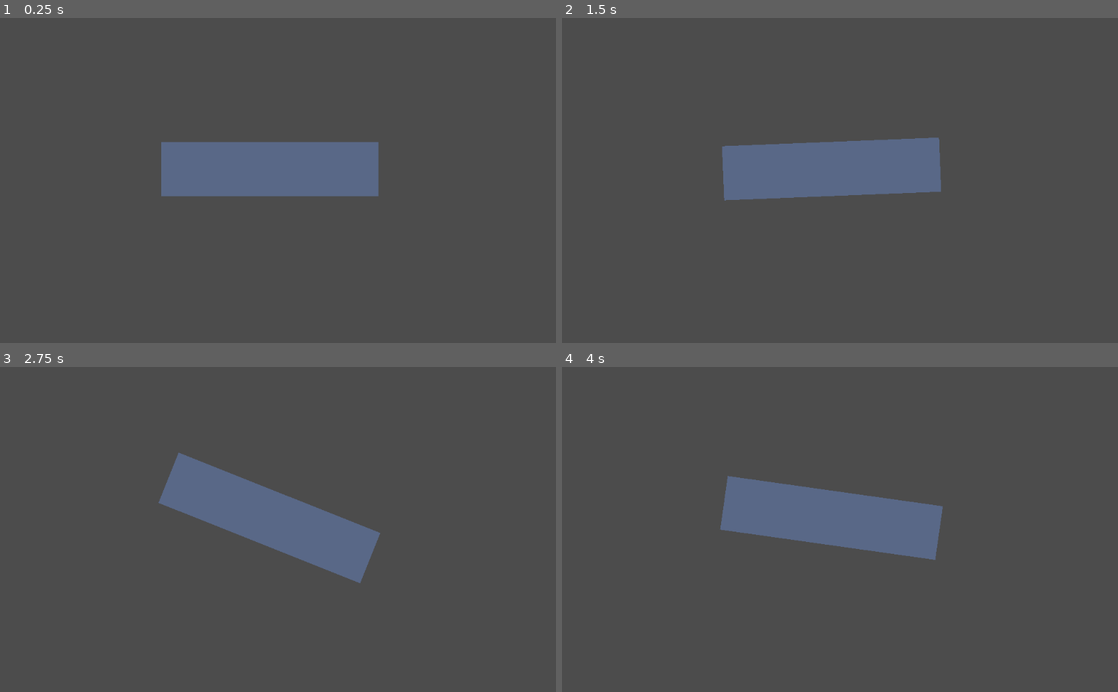
Above: before the commit, frames 1-4 (two rows, left to right).
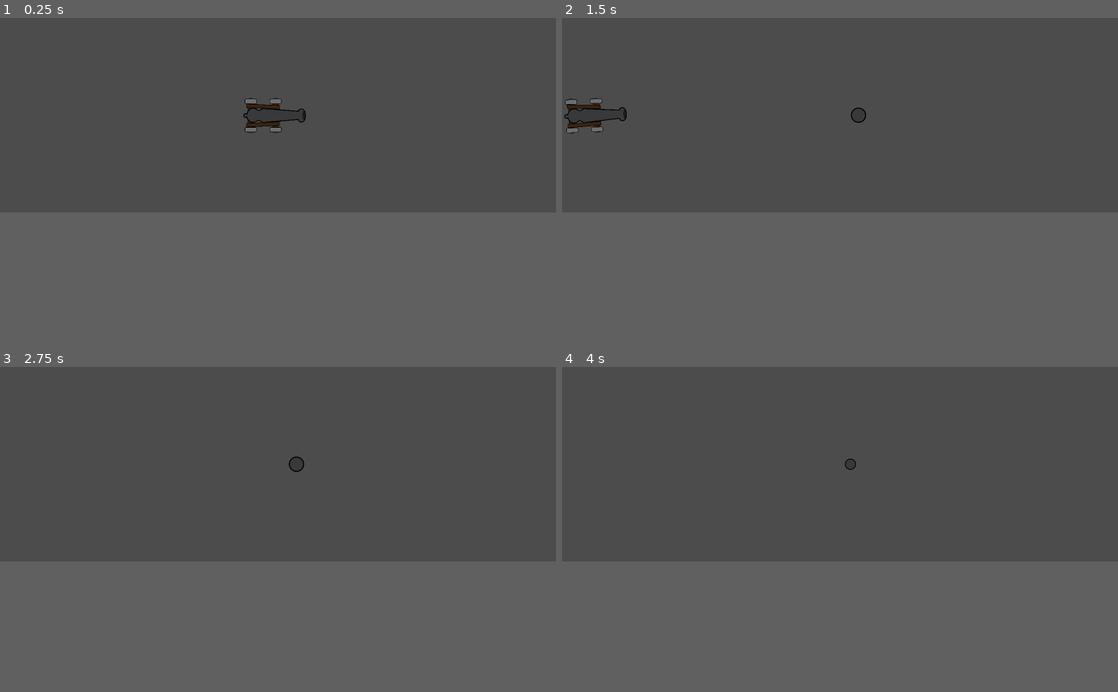
Above: after the commit, the same moments.

Repository: giraugh/mista
Game: Godot game, scene res://Scenes/World.tscn
The game is run twice, just before and just after one commit, with the same random seed, the same clock (stepped at 60 frames per second) and the same inputs.
Inputs:
- Up to frame 1 (0.25 s): no input
- Up to frame 2 (1.5 s): tap Up (cannon_fire) at 0.6 s; tap Left (cannon_swivel_neg) at 1.35 s
- Up to frame 3 (2.75 s): tap Enter at 2 s; hold Right (cannon_swivel_pos) from 2.03 s (still down)
- Up to frame 4 (4 s): release Right (cannon_swivel_pos) at 2.78 s; tap Up (cannon_fire) at 2.85 s; tap Space at 3.5 s; hold Left (cannon_swivel_neg) from 3.53 s (still down)
The window is 800x468 before the commit and 800x280 after it. Grey fills any space a smaller window leaves; there, only what the larger window draws over its background counts as a difference.

The runs differ from the first frame. In frame 1, 6.9% of the frame differs, in the area x 29-69%, y 24-55%; in frame 2, 6.9%, in the area x 0-69%, y 24-57%; in frame 3, 6.6%; in frame 4, 6.5%.

Commit message:
Working cannons

Diff:
--- /dev/null
+++ b/Mista/Scenes/Camera.tscn
@@ -0,0 +1,32 @@
+[gd_scene load_steps=2 format=2]
+
+[ext_resource path="res://Scripts/Camera.gd" type="Script" id=1]
+
+[node name="Camera" type="Camera2D"]
+
+anchor_mode = 1
+rotating = false
+current = false
+zoom = Vector2( 1, 1 )
+limit_left = -10000000
+limit_top = -10000000
+limit_right = 10000000
+limit_bottom = 10000000
+limit_smoothed = false
+drag_margin_h_enabled = false
+drag_margin_v_enabled = false
+smoothing_enabled = false
+smoothing_speed = 5.0
+offset_v = 0.0
+offset_h = 0.0
+drag_margin_left = 0.2
+drag_margin_top = 0.2
+drag_margin_right = 0.2
+drag_margin_bottom = 0.2
+editor_draw_screen = true
+editor_draw_limits = false
+editor_draw_drag_margin = false
+script = ExtResource( 1 )
+__meta__ = {
+"_edit_lock_": true
+}
--- a/Mista/Scenes/Cannon.tscn
+++ b/Mista/Scenes/Cannon.tscn
@@ -3,16 +3,24 @@
 [ext_resource path="res://Scripts/Cannon.gd" type="Script" id=1]
 [ext_resource path="res://Sprites/cannon.png" type="Texture" id=2]
 
-[node name="Cannon" type="Node2D"]
+[node name="Cannon" type="Node2D" groups=[
+"cannon",
+]]
 
 script = ExtResource( 1 )
 _sections_unfolded = [ "Transform" ]
 
 [node name="Body" type="Node2D" parent="." index="0"]
 
-[node name="Sprite" type="Sprite" parent="Body" index="0"]
+_sections_unfolded = [ "Transform" ]
+
+[node name="Nose" type="Node2D" parent="Body" index="0"]
+
+position = Vector2( 96.0052, 0.918716 )
+
+[node name="Sprite" type="Sprite" parent="Body" index="1"]
 
 position = Vector2( 0, 0.936554 )
-rotation = 1.5708
+scale = Vector2( 0.2, 0.2 )
 texture = ExtResource( 2 )
 _sections_unfolded = [ "Transform" ]
--- a/Mista/Scenes/Cannonball.gd
+++ /dev/null
@@ -1,35 +0,0 @@
-extends RigidBody2D
-
-# Is projected with force by the cannon
-# Has ability to be redirected by dragging with mouse and releasing
-# like sex pistols from Jojo p5
-
-# Has height property that is visually represented by scale
-# From 0 (ground) to 10 (max height)
-# height is affected by "gravity"
-# once it hits zero then the ball will stop
-
-var height = 0
-var motion = Vector2(0, 0)
-var vertical_velocity = 0
-
-const GROUND_FRICTION = .85
-const GRAVITY = 0.5
-
-func _ready():
-	# Called when the node is added to the scene for the first time.
-	# Initialization here
-	pass
-
-func _physics_process(delta):
-	# Height affected by vertical velocity will slowly fall
-	height += delta * vertical_velocity
-	height -= delta * GRAVITY
-	height = clamp(height, 0, 10)
-
-	# Has no friction when in the air
-	# Has high friction when on ground
-	if height > 0:
-		set_friction(0)
-	else:
-		set_friction(GROUND_FRICTION)
--- a/Mista/Scenes/Cannonball.tscn
+++ b/Mista/Scenes/Cannonball.tscn
@@ -1,16 +1,17 @@
 [gd_scene load_steps=4 format=2]
 
-[ext_resource path="res://Scenes/Cannonball.gd" type="Script" id=1]
+[ext_resource path="res://Scripts/Cannonball.gd" type="Script" id=1]
 [ext_resource path="res://Sprites/ball.png" type="Texture" id=2]
 
 [sub_resource type="CircleShape2D" id=1]
 
 custom_solver_bias = 0.0
-radius = 47.0
+radius = 20.0
 
-[node name="Cannonball" type="RigidBody2D" index="0"]
+[node name="Cannonball" type="RigidBody2D" index="0" groups=[
+"cannonball",
+]]
 
-editor/display_folded = true
 input_pickable = false
 collision_layer = 1
 collision_mask = 1
@@ -35,6 +36,13 @@
 
 shape = SubResource( 1 )
 
-[node name="Sprite" type="Sprite" parent="." index="1"]
+[node name="Ball" type="Node2D" parent="." index="1"]
 
+editor/display_folded = true
+_sections_unfolded = [ "Transform" ]
+
+[node name="Sprite" type="Sprite" parent="Ball" index="0"]
+
+scale = Vector2( 0.1, 0.1 )
 texture = ExtResource( 2 )
+_sections_unfolded = [ "Transform" ]
--- a/Mista/Scenes/World.tscn
+++ b/Mista/Scenes/World.tscn
@@ -1,9 +1,24 @@
-[gd_scene load_steps=2 format=2]
+[gd_scene load_steps=4 format=2]
 
 [ext_resource path="res://Scenes/Cannon.tscn" type="PackedScene" id=1]
+[ext_resource path="res://Scripts/CannonballControl.gd" type="Script" id=2]
+[ext_resource path="res://Scenes/Camera.tscn" type="PackedScene" id=3]
 
-[node name="World" type="Node2D"]
+[node name="World" type="Node2D" index="0"]
 
 position = Vector2( 496.506, 277.755 )
 
 [node name="Cannon" parent="." index="0" instance=ExtResource( 1 )]
+
+position = Vector2( -349.673, 0 )
+
+[node name="Cannonballs" type="Node2D" parent="." index="1"]
+
+script = ExtResource( 2 )
+__meta__ = {
+"_edit_lock_": true
+}
+
+[node name="Camera" parent="." index="2" instance=ExtResource( 3 )]
+
+current = true
--- /dev/null
+++ b/Mista/Scripts/Camera.gd
@@ -0,0 +1,18 @@
+extends Camera2D
+
+# Looks at cannon if no cannonball
+# Otherwise looks at cannon
+
+var target
+var speed = .2
+
+func _process(delta):
+	var cannons = get_tree().get_nodes_in_group('cannon')
+	var cannonballs = .get_tree().get_nodes_in_group('cannonball')
+	if cannonballs.size() > 0:
+		target = cannonballs[0]
+	elif cannons.size() > 0:
+		target = cannons[0]
+
+	if target:
+		position = position.linear_interpolate(target.position, speed)
--- a/Mista/Scripts/Cannon.gd
+++ b/Mista/Scripts/Cannon.gd
@@ -10,6 +10,8 @@
 var angle_max = PI / 4
 var angle = 0
 var has_fired = false
+var firing_force = 1000
+var vertical_impulse = 6
 
 func _process(delta):
 	# Get input for swiveling
@@ -31,12 +33,28 @@
 
 # Create a cannonball and some fx and stuff
 func fire():
-	pass
+	print('FIRE THE DAMN CANNONBALL!')
+	# Create the ball scene
+	var ball_scene = load("res://Scenes/Cannonball.tscn")
+	var ball = ball_scene.instance()
+	var cannonballs = get_node('../Cannonballs')
+	var nose = get_node('Body/Nose')
+	cannonballs.add_child(ball)
+	ball.set_global_position(nose.get_global_position())
+	ball.parent_cannon = self
+
+	# Apply an impulse to fire it out of the cannon
+	var impulse = firing_force * Vector2(cos(angle + rotation), sin(angle + rotation))
+	ball.apply_impulse(position, impulse)
+
+	# Make the ball go in the air
+	ball.apply_vertical_impulse(vertical_impulse)
 
 # Relocate moves the cannon to a specific position
 # Will eventually play an animation as well
 func relocate(target_position):
 	position = target_position
+	has_fired = false
 
 # Swivel takes input from -1 to 1
 func swivel(amount):
--- /dev/null
+++ b/Mista/Scripts/Cannonball.gd
@@ -0,0 +1,65 @@
+extends RigidBody2D
+
+# Is projected with force by the cannon
+# Has ability to be redirected by dragging with mouse and releasing
+# like sex pistols from Jojo p5
+
+# Has height property that is visually represented by scale
+# From 0 (ground) to 10 (max height)
+# height is affected by "gravity"
+# once it hits zero then the ball will stop
+
+var parent_cannon
+var height = 0
+var max_height = 10
+var motion = Vector2(0, 0)
+var vertical_velocity = 0
+var idle_timer = 0
+var idle_timer_max = 1
+
+const GROUND_FRICTION = .8
+const GROUND_DAMP = 2
+const GRAVITY = 4
+
+func _ready():
+	set_can_sleep(false)
+
+func _physics_process(delta):
+	# Height affected by vertical velocity will slowly fall
+	height += delta * vertical_velocity
+	vertical_velocity -= delta * GRAVITY
+	height = clamp(height, 0, max_height)
+
+	# Has no friction + damp when in the air
+	# Has high friction + damp when on ground
+	if height > 0:
+		set_friction(0)
+		set_linear_damp(0)
+	else:
+		vertical_velocity = 0
+		set_linear_damp(GROUND_DAMP)
+		set_friction(GROUND_FRICTION)
+
+	# Scale cannonball by height
+	var ball = get_node('Ball')
+	ball.scale = Vector2(1, 1) * lerp(1, 2, height / max_height)
+
+	# Count how long idle on ground
+	if height == 0 && linear_velocity.length() < 1:
+		idle_timer += delta
+		if idle_timer >= idle_timer_max:
+			queue_free()
+			parent_cannon.relocate(position)
+
+# Knocks the cannonball into the air
+func apply_vertical_impulse(amount):
+	vertical_velocity = max(vertical_velocity, 0)
+	vertical_velocity += amount
+
+# Change the cannonballs direction
+# Direction is a vector2 and amount is a 0-1 scalar
+func knock(direction, amount):
+	apply_impulse(
+		-1 * direction.normalized(),
+		amount * linear_velocity.length()
+	)
--- /dev/null
+++ b/Mista/Scripts/CannonballControl.gd
@@ -0,0 +1,7 @@
+extends Node2D
+
+func _ready():
+	pass
+
+func _process(delta):
+	pass
--- a/Mista/project.godot
+++ b/Mista/project.godot
@@ -14,6 +14,11 @@
 run/main_scene="res://Scenes/World.tscn"
 config/icon="res://icon.png"
 
+[display]
+
+window/size/width=2000
+window/size/height=700
+
 [input]
 
 cannon_swivel_pos=[ Object(InputEventKey,"resource_local_to_scene":false,"resource_name":"","device":0,"alt":false,"shift":false,"control":false,"meta":false,"command":false,"pressed":false,"scancode":16777233,"unicode":0,"echo":false,"script":null)
@@ -24,6 +29,10 @@
 , Object(InputEventKey,"resource_local_to_scene":false,"resource_name":"","device":0,"alt":false,"shift":false,"control":false,"meta":false,"command":false,"pressed":false,"scancode":32,"unicode":0,"echo":false,"script":null)
  ]
 
+[physics]
+
+2d/default_gravity_vector=Vector2( 0, 0 )
+
 [rendering]
 
 environment/default_environment="res://default_env.tres"
Binary file changed: Mista/Sprites/ball.png
Not shown, changed: Mista/Sprites/ball.png.import
Binary file changed: Mista/Sprites/cannon.png
Not shown, changed: Mista/Sprites/cannon.png.import
